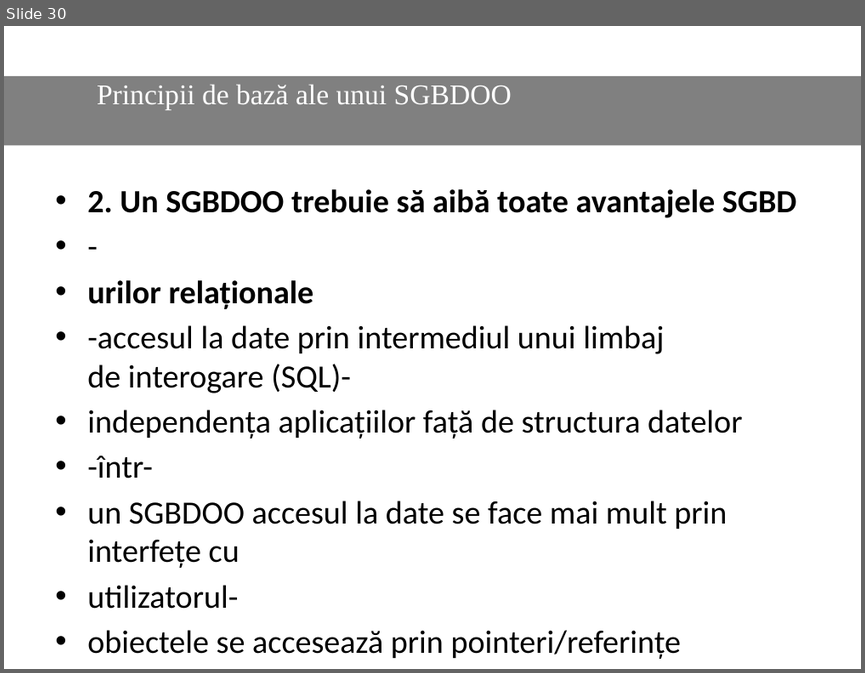
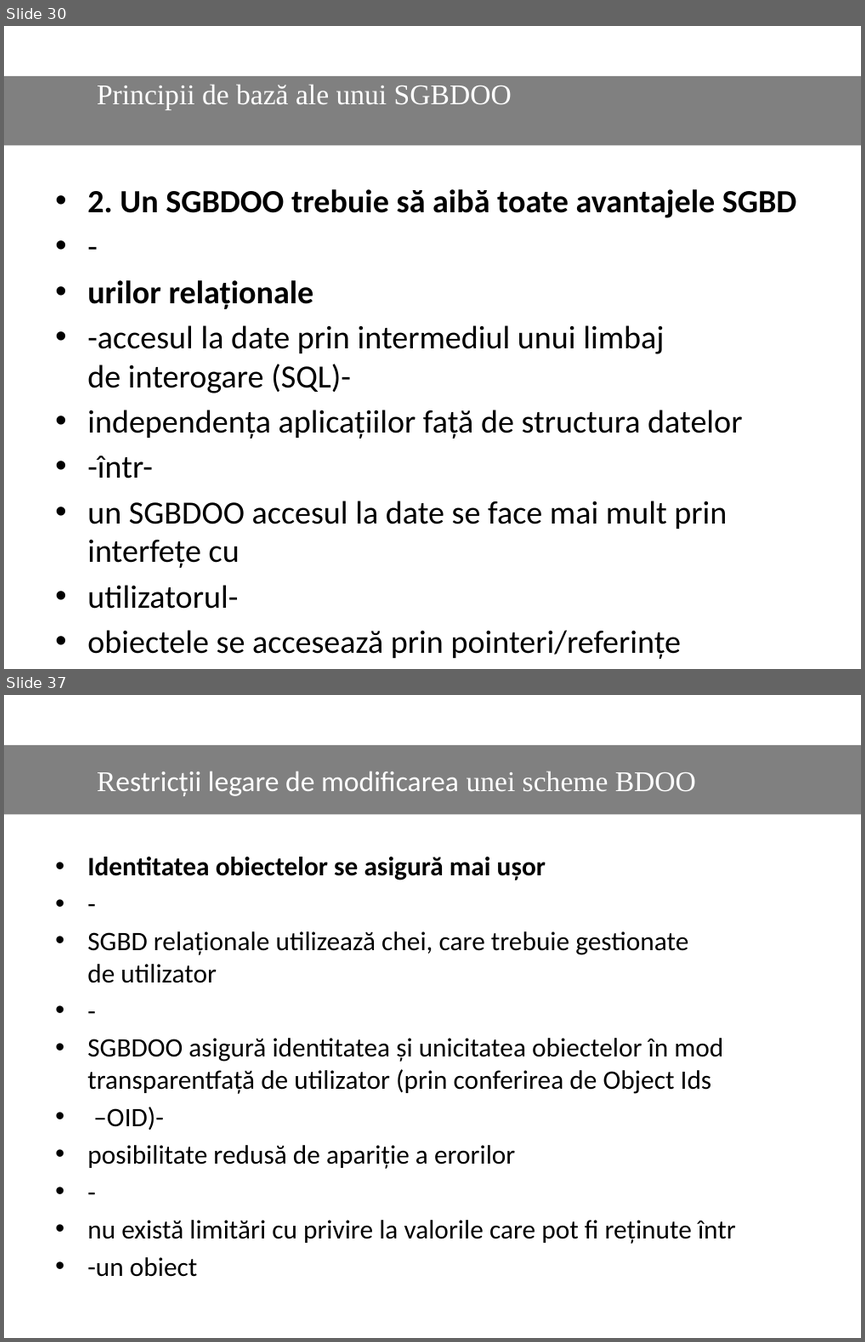
Before and after one commit to Dani25/BDOO, a slide deck: bdoo.pptx. Shown one above the other, each under a label of ours: slide 30 before the commit, slides 30 and 37 after it; the slides between them are not shown. The pictures are 865x673 and 865x1342 pixels, drawn with LibreOffice and Linux fonts; fonts in the diff are those of the drawing. Boxes give left, top, right and bottom in pixels: in the first picture for what was removed or moved away, otherwise in the second. Text is boxed around its words. In the diff, an @@ line names an element or a change of style, - is before the commit and + after.

```diff
--- a/bdoo.pptx
+++ b/bdoo.pptx
@@ slide 37 added at [4, 695, 861, 1338], background #FFFFFF @@
@@ rectangle added at [4, 744, 861, 814], fill #808080, 24 pt, text #FFFFFF @@
+Restricții legare de modificarea unei scheme BDOO
@@ text added at [87, 857, 736, 1276], 22.4 pt, text #000000 @@
+• Identitatea obiectelor se asigură mai ușor
+• -
+• SGBD relaționale utilizează chei, care trebuie gestionate de utilizator
+• -
+• SGBDOO asigură identitatea și unicitatea obiectelor în mod transparentfață de utilizator (prin conferirea de Object Ids
+• –OID)-
+• posibilitate redusă de apariție a erorilor
+• -
+• nu există limitări cu privire la valorile care pot fi reținute într
+• -un obiect
```
Also in this commit, not shown: 13 other slides added, 2 slides removed.
